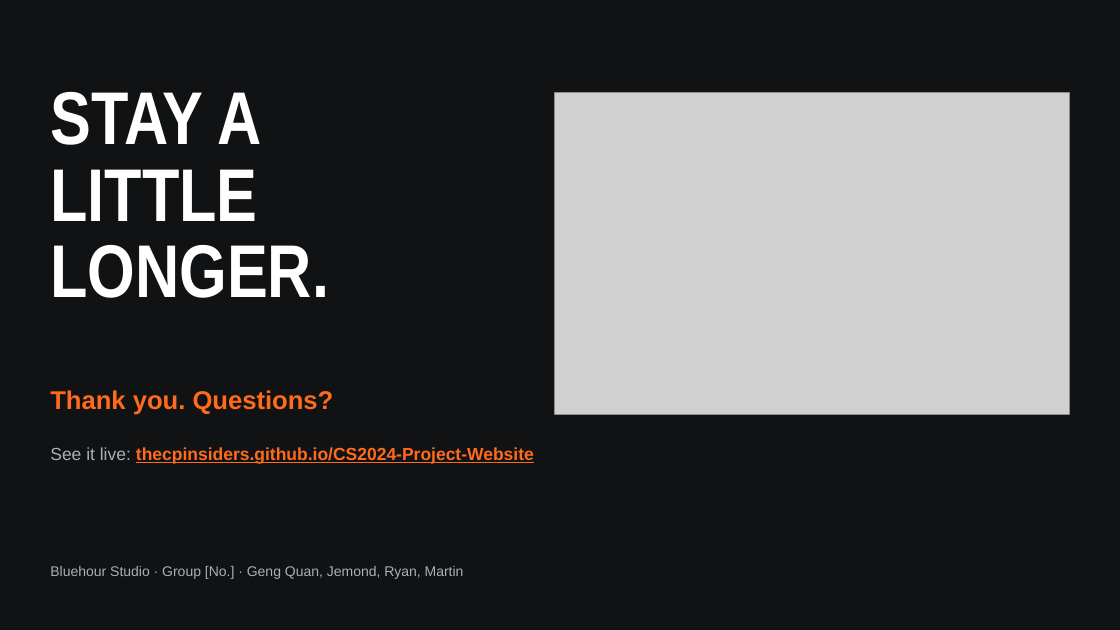
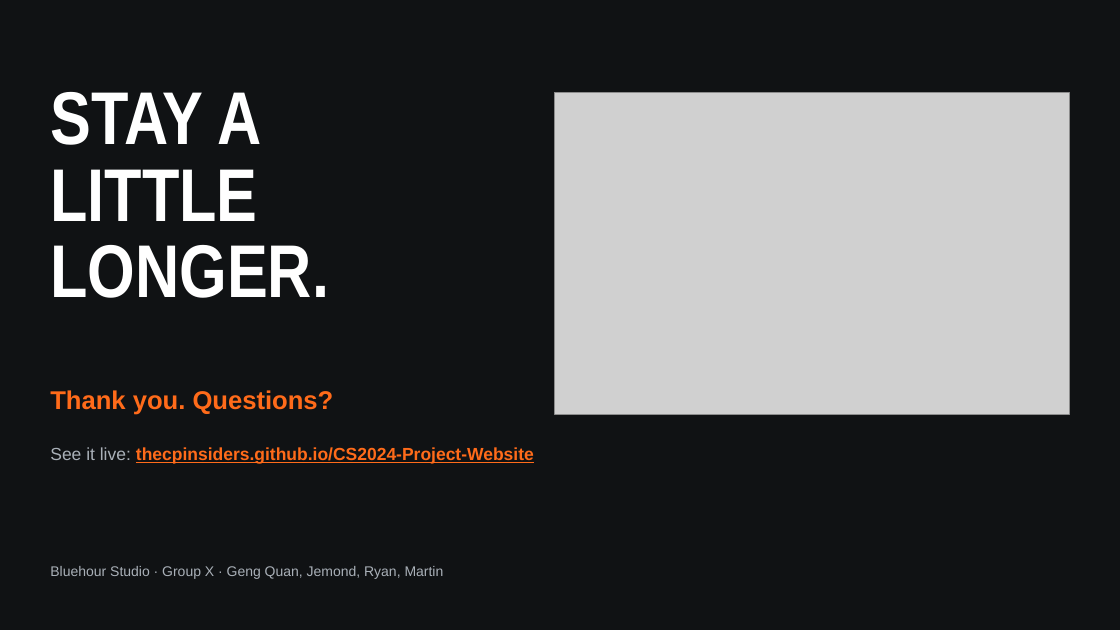
Before and after one commit to thecpinsiders/CS2024-Project-Website, a slide deck: slide 17 of Bluehour-Pitch-Deck.pptx. Drawn at 1120x630 pixels with LibreOffice and Linux fonts; fonts in the diff are those of the drawing; grey boxes stand for pictures. Boxes give left, top, right and bottom in pixels: in the first picture for what was removed or moved away, otherwise in the second. Text is boxed around its words. In the diff, an @@ line names an element or a change of style, - is before the commit and + after.

```diff
--- a/Bluehour-Pitch-Deck.pptx
+++ b/Bluehour-Pitch-Deck.pptx
@@ text at [50, 566, 444, 579]: text changed @@
-Bluehour Studio · Group [No.] · Geng Quan, Jemond, Ryan, Martin
+Bluehour Studio · Group X · Geng Quan, Jemond, Ryan, Martin
```
Also in this commit, not shown: 2 other slides changed, 4 other files.
